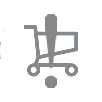
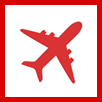
Layers edited between the first and the second 102x102 image:
hid "Ring Kopie 2" over (0, 8, 98, 97)
showed "Ring Kopie" over (0, 8, 98, 97)
added layer "Reise" above "Essenziel" over (19, 20, 83, 85)
hid "Essenziel" over (19, 14, 83, 88)
showed "Ebene 7" over (0, 0, 102, 102)
hid "Ebene 2" over (0, 0, 102, 102)
